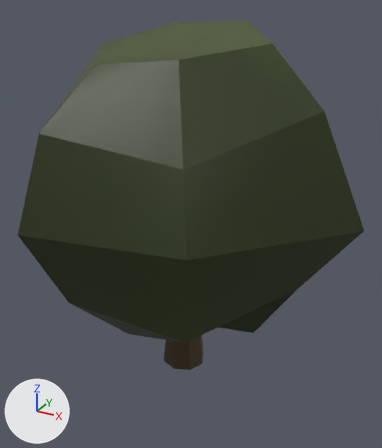
Two versions of the FBX model MiniGame2/Assets/Artefacts/Props/trees/Models/tree_02_exp 1.fbx, one commit apart.
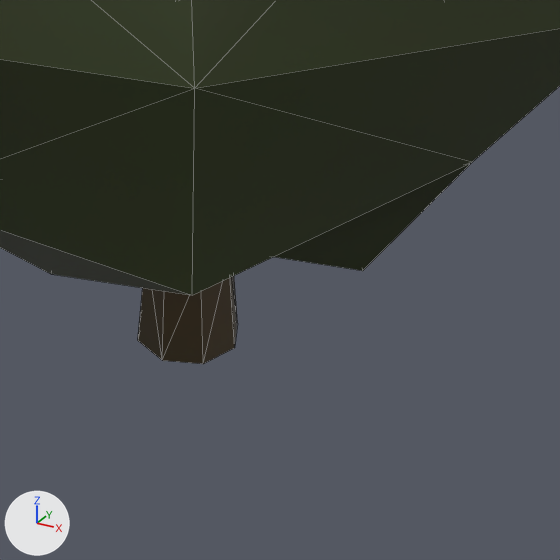
Old and new are each drawn whole from a 50 mm camera at (0.0751, -0.1392, 0.1241) aimed at (-0.0033, 0.0035, 0.0528) and again close up on the part from 29% to 87% of the width and 50% to 100% of the height. Arrows for +X, +Y and +Z are at lower left; the lights stay in place. The close-ups show mesh edges as thin lines. Where no turn or scale is listed for an object, it has been applied to the vertices.

The first close-up shows 'tree_02'.
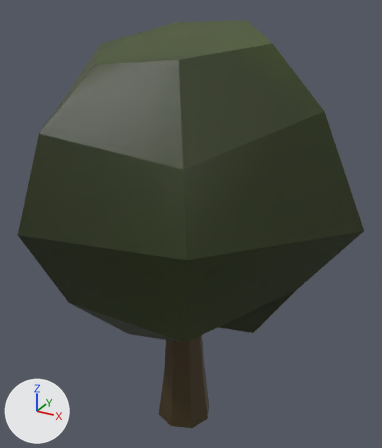
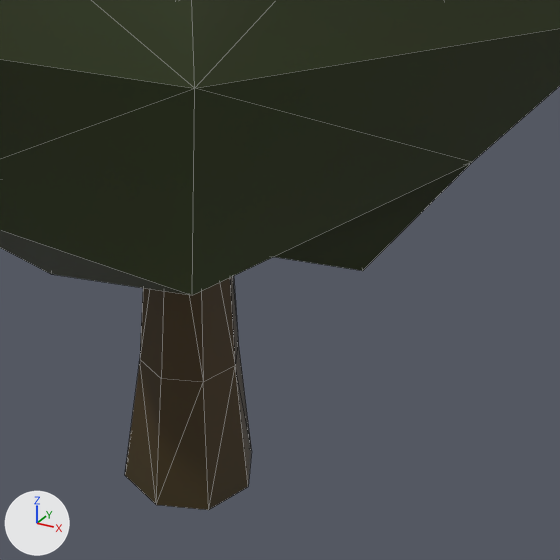
Where the change shows, as pixel boxes [x1, y1, x2, y2] in the close-ups (560 x 560 px; the box of a moved part takes in the faces that stretch with it):
'tree_02', reshaped
    before: [0, 0, 560, 364]
    after: [0, 0, 560, 510]
part 1 of me_mesh, moved or reshaped
    before: [138, 276, 238, 364]
    after: [125, 276, 252, 510]

Diff of the bpy script that builds the scene:
```diff
--- a/MiniGame2/Assets/Artefacts/Props/trees/Models/tree_02_exp 1.fbx.py
+++ b/MiniGame2/Assets/Artefacts/Props/trees/Models/tree_02_exp 1.fbx.py
@@ me_mesh @@
 me_mesh.from_pydata(...)  # 54 vertices, 88 faces; spans x -0.0576..0.053, y -0.0479..0.0487, z 0.0..0.1161
 # used by ob_tree_02; location = (0.0, 0.0, 0.0)
-me_mesh.vertices[0].co = (0.001, 0.0053, 0.0)  # pixel (237, 323)
-me_mesh.vertices[1].co = (-0.0045, 0.0074, 0.0)
-me_mesh.vertices[2].co = (-0.01, 0.0053, 0.0)
-me_mesh.vertices[3].co = (-0.0122, 0.0, 0.0)
-me_mesh.vertices[4].co = (-0.01, -0.0053, 0.0)  # pixel (137, 340)
-me_mesh.vertices[5].co = (-0.0045, -0.0074, 0.0)  # pixel (162, 360)
-me_mesh.vertices[6].co = (0.001, -0.0053, 0.0)  # pixel (203, 363)
-me_mesh.vertices[7].co = (0.0033, 0.0, 0.0)  # pixel (234, 347)
-me_mesh.vertices[16].co = (-0.0086, -0.0045, 0.0156)
-me_mesh.vertices[17].co = (-0.0102, 0.0, 0.0156)
-me_mesh.vertices[18].co = (-0.0077, 0.0045, 0.0156)
-me_mesh.vertices[19].co = (-0.0045, 0.0064, 0.0156)
-me_mesh.vertices[20].co = (0.0002, 0.0045, 0.0156)
-me_mesh.vertices[21].co = (0.0022, 0.0, 0.0156)
-me_mesh.vertices[22].co = (0.0002, -0.0045, 0.0156)
-me_mesh.vertices[23].co = (-0.0045, -0.0064, 0.0156)
+# me_mesh part 1
+me_mesh.vertices[0].co = (0.0028, 0.007, -0.025)  # pixel (251, 450)
+me_mesh.vertices[1].co = (-0.0045, 0.0099, -0.025)
+me_mesh.vertices[2].co = (-0.0118, 0.007, -0.025)
+me_mesh.vertices[3].co = (-0.0148, 0.0, -0.025)
+me_mesh.vertices[4].co = (-0.0118, -0.007, -0.025)  # pixel (124, 475)
+me_mesh.vertices[5].co = (-0.0045, -0.0099, -0.025)  # pixel (156, 504)
+me_mesh.vertices[6].co = (0.0028, -0.007, -0.025)  # pixel (208, 509)
+me_mesh.vertices[7].co = (0.0059, 0.0, -0.025)  # pixel (248, 486)
+me_mesh.vertices[16].co = (-0.0096, -0.0054, -0.0032)  # pixel (139, 359)
+me_mesh.vertices[17].co = (-0.0114, 0.0, -0.0032)
+me_mesh.vertices[18].co = (-0.0084, 0.0054, -0.0032)
+me_mesh.vertices[19].co = (-0.0046, 0.0077, -0.0032)
+me_mesh.vertices[20].co = (0.0011, 0.0054, -0.0032)  # pixel (238, 340)
+me_mesh.vertices[21].co = (0.0034, 0.0, -0.0032)  # pixel (235, 365)
+me_mesh.vertices[22].co = (0.0011, -0.0054, -0.0032)  # pixel (203, 382)
+me_mesh.vertices[23].co = (-0.0046, -0.0077, -0.0032)  # pixel (161, 378)
 me_mesh.materials.append(mat_lambert2)
```
